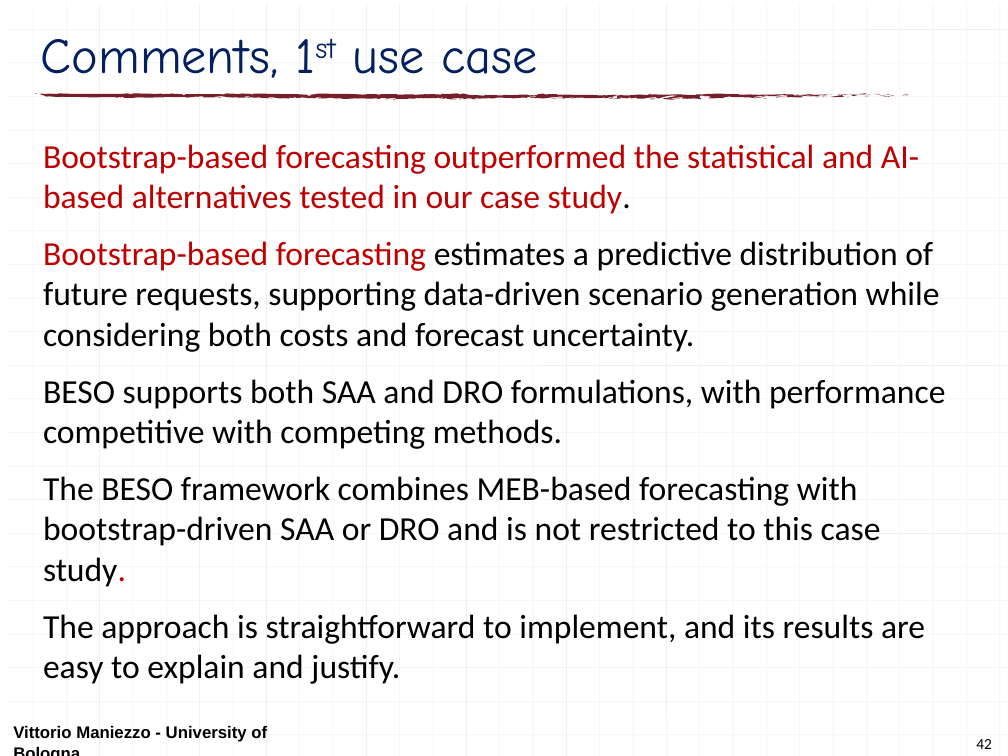
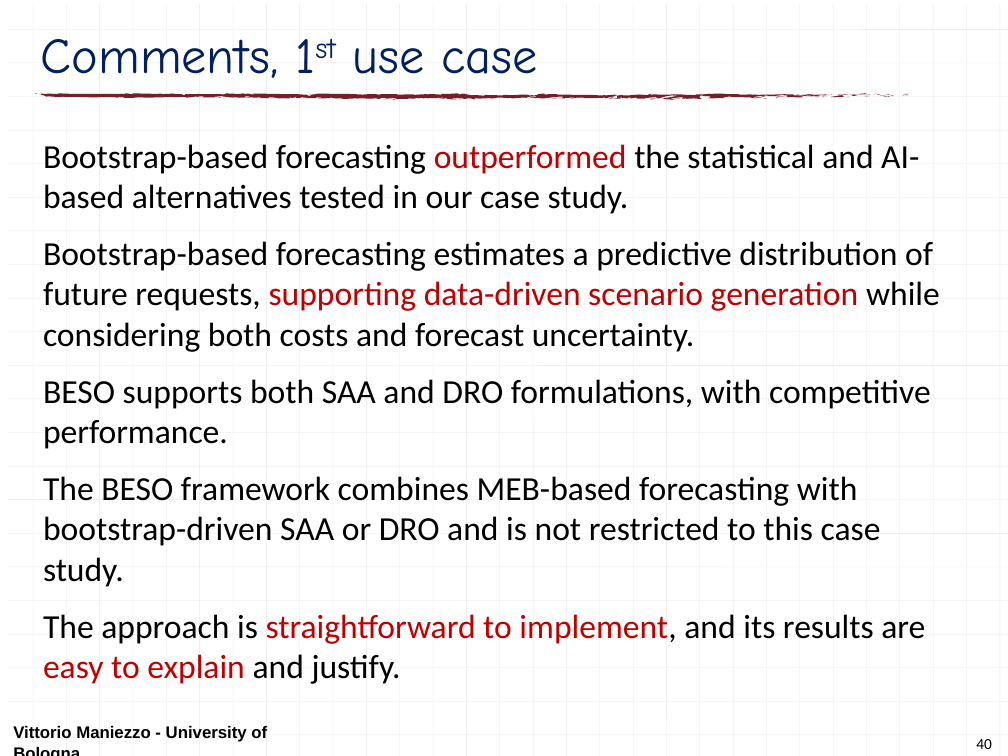
Before and after one commit to maniezzo/GDOforecast, a slide deck: slide 40 of doc/Schedulingseminar/schedulingSeminarXdock.pptx (slide 42 before the commit). Drawn at 1008x756 pixels with LibreOffice and Linux fonts; fonts in the diff are those of the drawing. Boxes give left, top, right and bottom in pixels: in the first picture for what was removed or moved away, otherwise in the second. Text is boxed around its words. In the diff, an @@ line names an element or a change of style, - is before the commit and + after.

```diff
--- a/doc/Schedulingseminar/schedulingSeminarXdock.pptx
+++ b/doc/Schedulingseminar/schedulingSeminarXdock.pptx
@@ text at (43,144,940,684): text colour #C00000 to #000000 in "Bootstrap-based forecasting the statistical and AI-based alt ...", "Bootstrap-based forecasting", "study."; text colour #000000 to #C00000 in "supporting data-driven scenario generation", "straightforward to implement, easy to explain" @@
@@ text at (43,379,931,449): text changed @@
-BESO supports both SAA and DRO formulations, with performance competitive with competing methods.
+BESO supports both SAA and DRO formulations, with competitive performance.
@@ page number at (976,739,992,749): text changed @@
-42
+40
```
Also in this commit, not shown: 14 other slides changed, 2 slides removed, 1 other file.
